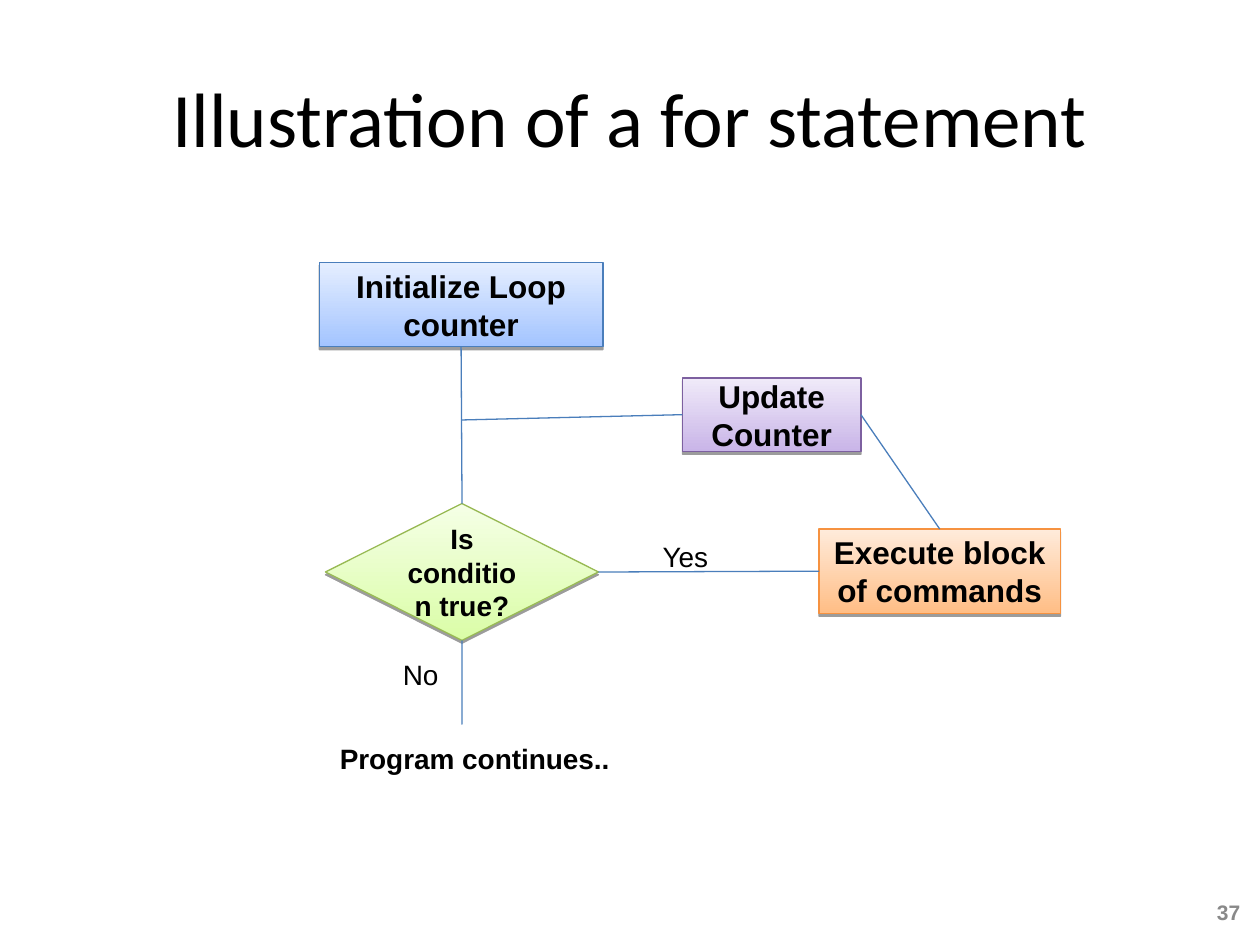
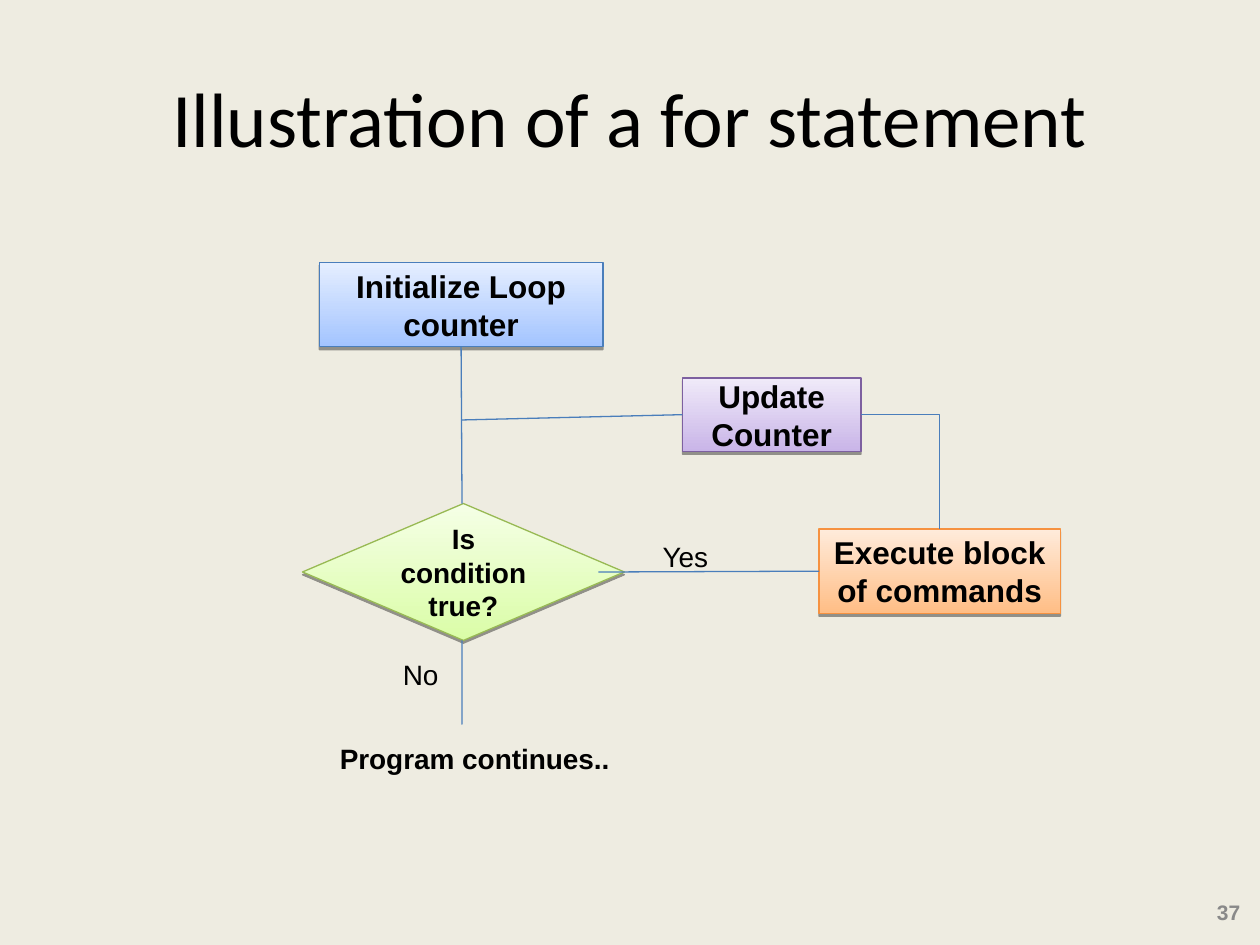
Before and after one commit to ShekharGlobal/Corporate, a slide deck: slide 37 of Core Java/28th October 2024/Java_Statements.ppt. Drawn at 1260x945 pixels with LibreOffice and Linux fonts; fonts in the diff are those of the drawing. Boxes give left, top, right and bottom in pixels: in the first picture for what was removed or moved away, otherwise in the second. Text is boxed around its words. In the diff, an @@ line names an element or a change of style, - is before the commit and + after.

```diff
--- a/Core Java/28th October 2024/Java_Statements.ppt
+++ b/Core Java/28th October 2024/Java_Statements.ppt
@@ background #FFFFFF to #EEECE1 @@
@@ line (940, 529) - (861, 415): line to elbow line; route changed @@
@@ diamond "Is condition true?": place and size @@
-diamond "Is condition true?" at [325,504,598,641]
+diamond "Is condition true?" at [302,504,624,641]
```
Also in this commit, not shown: 46 other slides changed, 3 other files.
